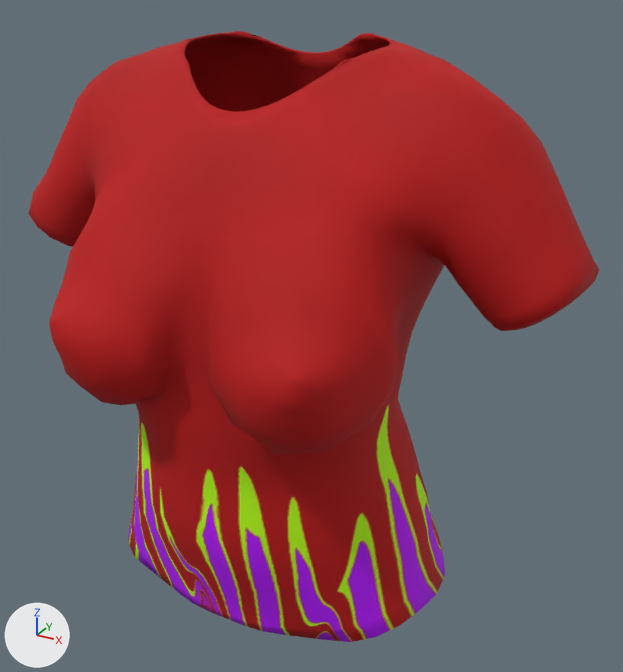
Two versions of the glTF model public/models/studio/pieces/top_flame_tee.glb, one commit apart.
Both versions are drawn from a camera (50 mm lens) standing at (0.389, -0.671, 1.411) and looking at (0.036, -0.028, 1.089). The axes (+X, +Y, +Z) are drawn at lower left. The lights are the same throughout. The picture after the commit comes second. Both versions are drawn at full value of the shape key 'Bust_Pos' of 'Outfit_top_flame_tee'; the numbers are the values there. Vertices at exactly the same position are counted once.

The first picture shows 'Outfit_top_flame_tee'.
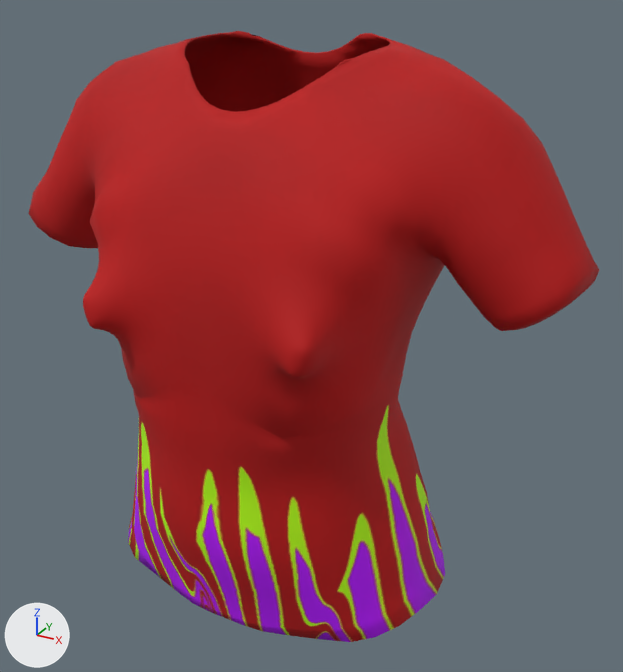
What differs and where, as boxes [x1, y1, x2, y2] in the pictures (623 x 672 px; the box of a moved part takes in the faces that stretch with it):
part 1 of me_piece_top_flame_tee, moved or reshaped
    before: [49, 151, 430, 454]
    after: [83, 151, 430, 443]

What the commit changed:
me_piece_top_flame_tee is used by ob_outfit_top_flame_tee; location (0.0, 0.0, 0.0).
me_piece_top_flame_tee had 3722 vertices, 7452 faces and spanned x -0.279..0.279, y -0.201..0.103, z 0.823..1.351.
me_piece_top_flame_tee now has 3722 vertices, 7452 faces and spans x -0.279..0.279, y -0.172..0.103, z 0.823..1.351.
me_piece_top_flame_tee part 1: 712 of 3722 vertices moved; they spanned x -0.162..0.162, y -0.201..-0.047, z 1.047..1.247 and now span x -0.149..0.149, y -0.172..-0.048, z 1.048..1.246; mean shift (0.0, 0.013, 0.009); largest move (-0.088, -0.179, 1.059) -> (-0.091, -0.158, 1.116).
